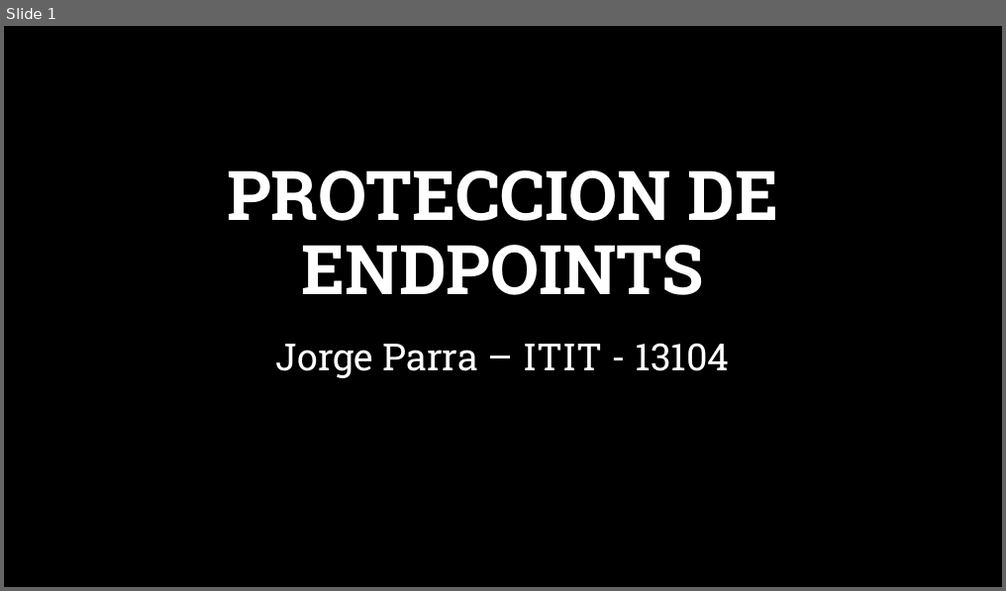
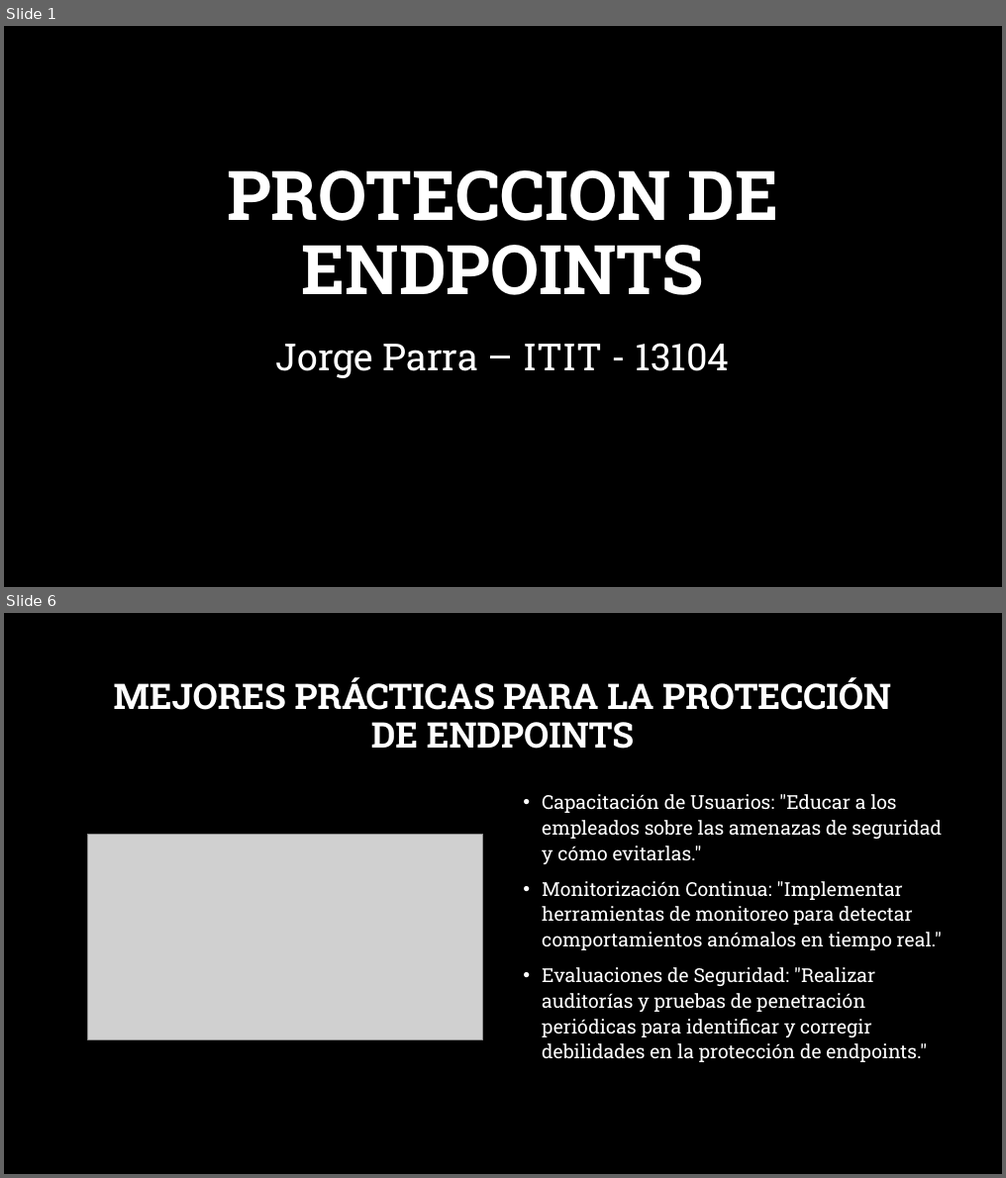
Before and after one commit to jphed/Sem5ULSA, a slide deck: redes/parcial1/Proteccion de endpoints.pptx. Shown one above the other, each under a label of ours: slide 1 before the commit, slides 1 and 6 after it; the slides between them are not shown. The pictures are 1006x591 and 1006x1178 pixels, drawn with LibreOffice and Linux fonts; fonts in the diff are those of the drawing; grey boxes stand for pictures; background and template pictures are left out. Boxes give left, top, right and bottom in pixels: in the first picture for what was removed or moved away, otherwise in the second. Text is boxed around its words. In the diff, an @@ line names an element or a change of style, - is before the commit and + after.

```diff
--- a/redes/parcial1/Proteccion de endpoints.pptx
+++ b/redes/parcial1/Proteccion de endpoints.pptx
@@ slide 6 added at [4,613,1002,1174], background picture (left out) @@
@@ title added at [114,677,891,749], 34 pt, text #FFFFFF, bold @@
+MEJORES PRÁCTICAS PARA LA PROTECCIÓN DE ENDPOINTS
@@ text added at [542,794,942,1062], 18.5 pt, text #FFFFFF @@
+• Capacitación de Usuarios: "Educar a los empleados sobre las amenazas de seguridad y cómo evitarlas."
+• Monitorización Continua: "Implementar herramientas de monitoreo para detectar comportamientos anómalos en tiempo real."
+• Evaluaciones de Seguridad: "Realizar auditorías y pruebas de penetración periódicas para identificar y corregir debilidades en la protección de endpoints."
@@ picture added at [87,834,483,1040] @@
```
Also in this commit, not shown: 2 slides changed, 2 other slides added, 9 other files.
